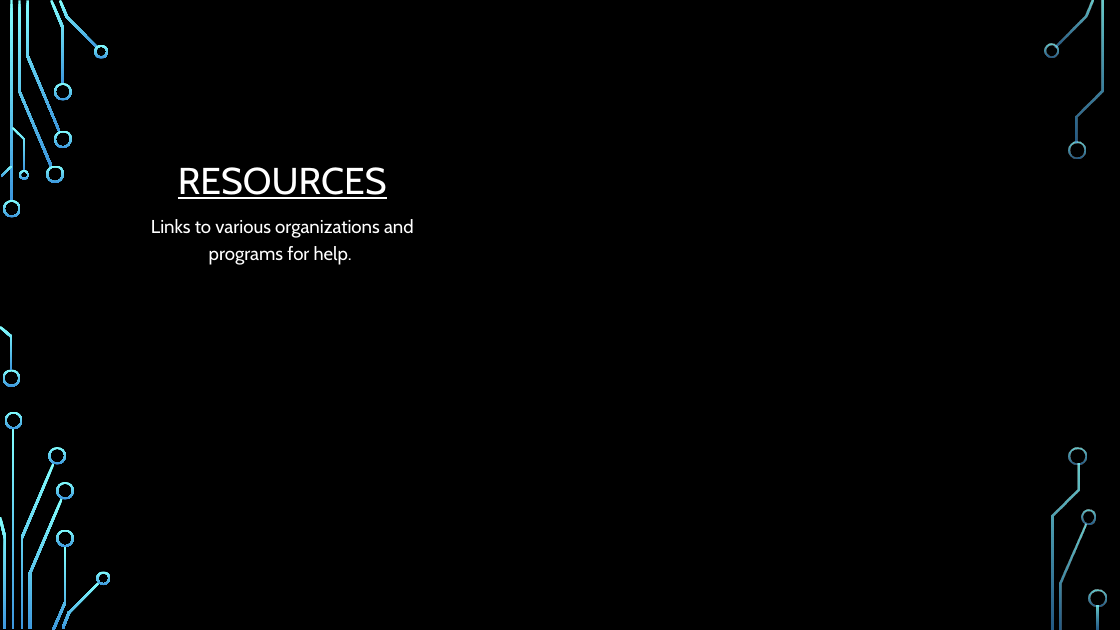
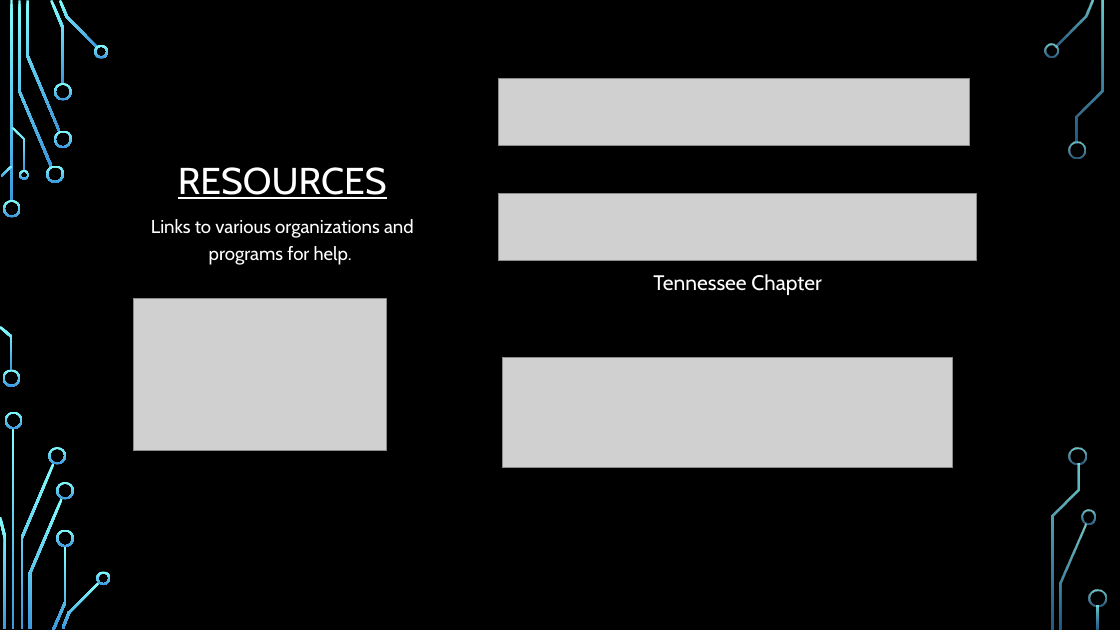
Before and after one commit to MrBardot/Trends-in-Alzheimers-Disease-Fatalities-in-the-United-States-and-Tennessee-from-1999-2018.-, a slide deck: slide 26 of Presentation/Alzheimer’s Disease Trends in the United States.pptx (slide 23 before the commit). Drawn at 1120x630 pixels with LibreOffice and Linux fonts; fonts in the diff are those of the drawing; grey boxes stand for pictures; background and template pictures are left out. Boxes give left, top, right and bottom in pixels: in the first picture for what was removed or moved away, otherwise in the second. Text is boxed around its words. In the diff, an @@ line names an element or a change of style, - is before the commit and + after.

Commit message:
added brain funtion decline and Resources slides

```diff
--- a/Presentation/Alzheimer’s Disease Trends in the United States.pptx
+++ b/Presentation/Alzheimer’s Disease Trends in the United States.pptx
@@ picture added at box(499, 78, 970, 145) @@
@@ picture added at box(499, 194, 977, 261) @@
@@ picture added at box(134, 299, 386, 451) @@
@@ text added at box(653, 274, 821, 295), 18 pt, text #FFFFFF @@
+Tennessee Chapter
@@ picture added at box(502, 357, 953, 468) @@
```
Also in this commit, not shown: 2 other slides changed, 4 slides added, 4 slides removed.
